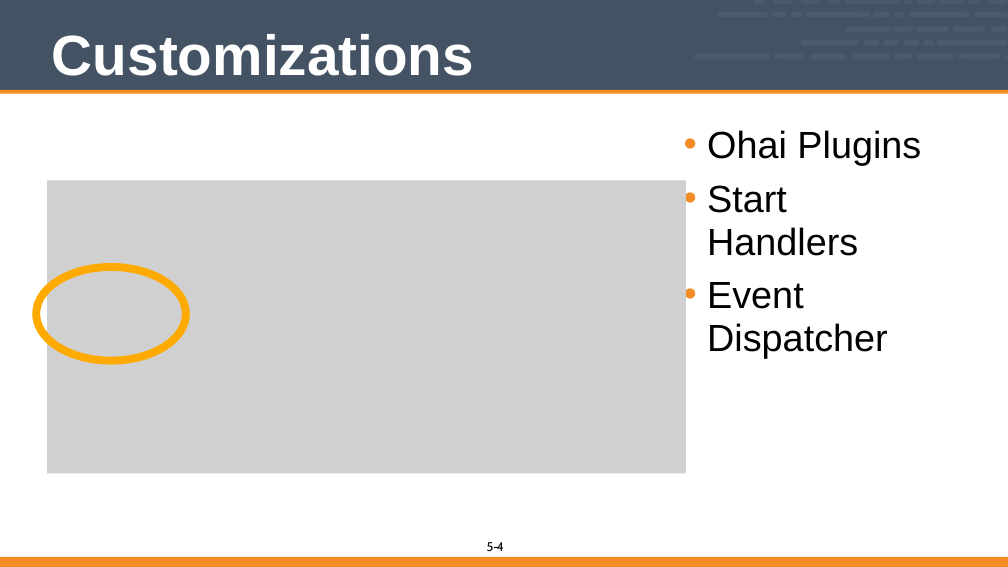
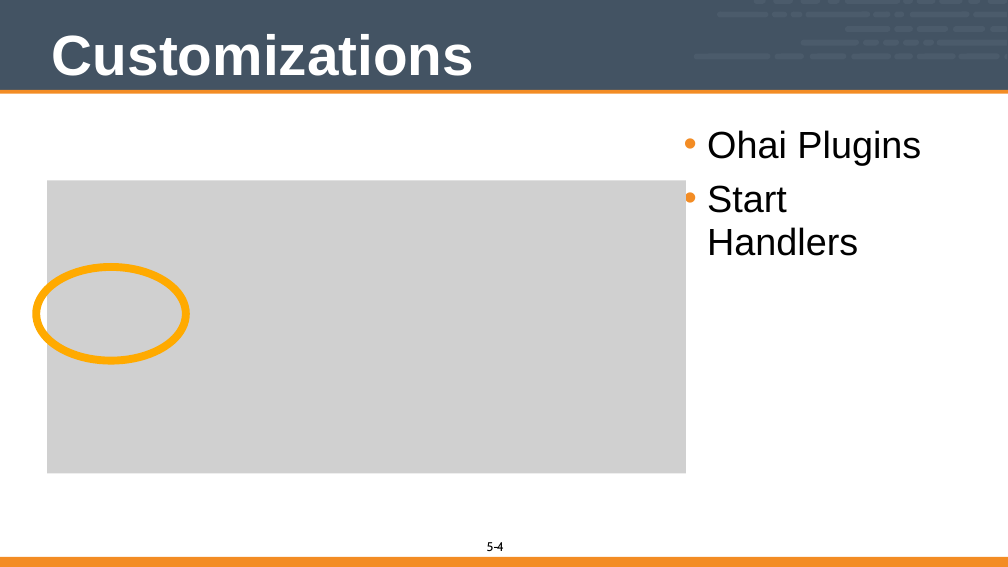
Before and after one commit to vinyar/chef-intermediate, a slide deck: slide 4 of 05-chef_client_run_internals.pptx. Drawn at 1008x567 pixels with LibreOffice and Linux fonts; fonts in the diff are those of the drawing; grey boxes stand for pictures. Boxes give left, top, right and bottom in pixels: in the first picture for what was removed or moved away, otherwise in the second. Text is boxed around its words. In the diff, an @@ line names an element or a change of style, - is before the commit and + after.

Commit message:
Updated chef-client run internals
* Really removed all references to event dispatch because it is not used anywere in any code.
* Updated the formatting of the code to be more Ruby friendly
* Changed the fonts from Courier New to Courier

```diff
--- a/05-chef_client_run_internals.pptx
+++ b/05-chef_client_run_internals.pptx
@@ text at bbox=[707, 282, 888, 359]: paragraph removed @@
-• Event Dispatcher
```
Also in this commit, not shown: 4 other slides changed, 2 slides removed.
